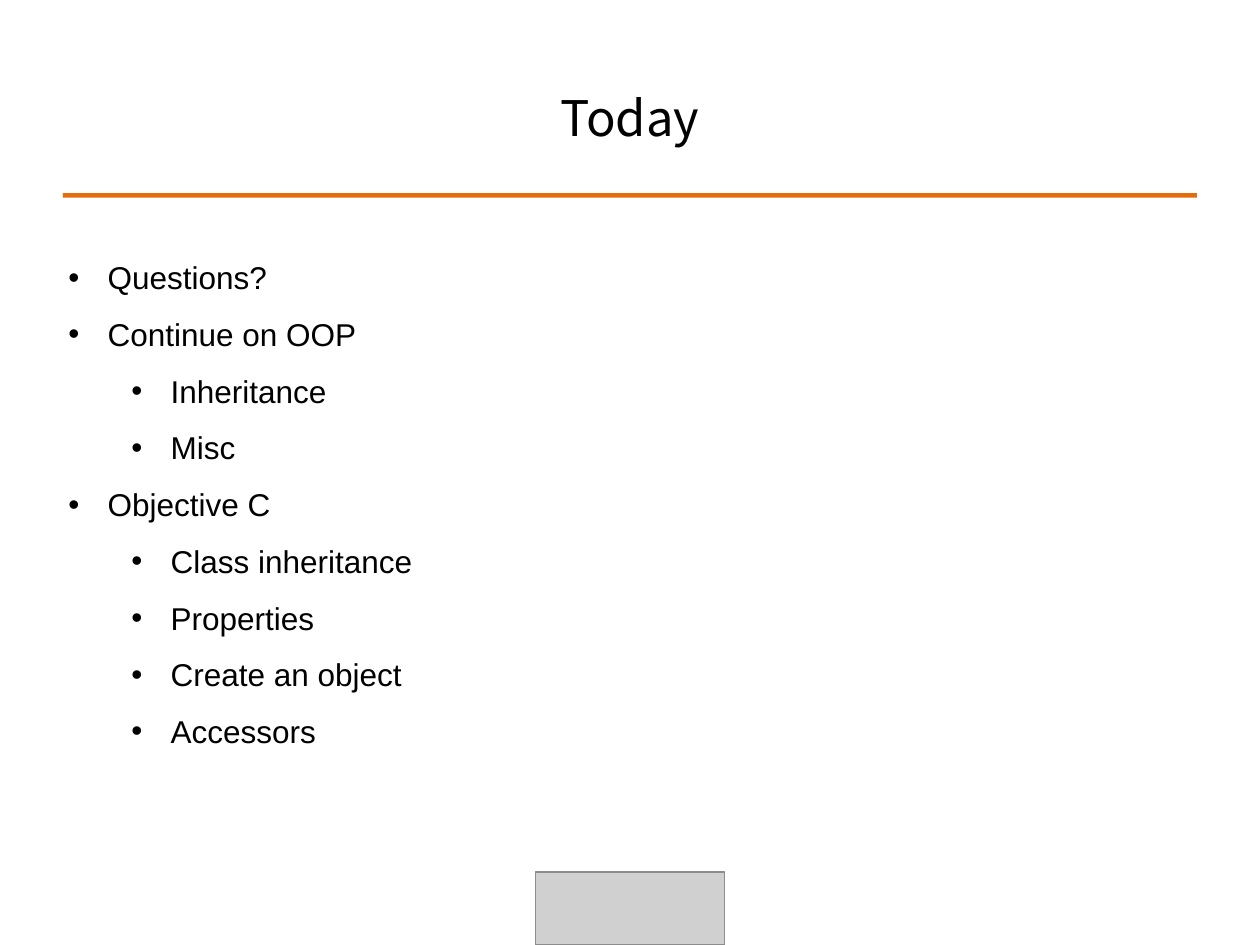
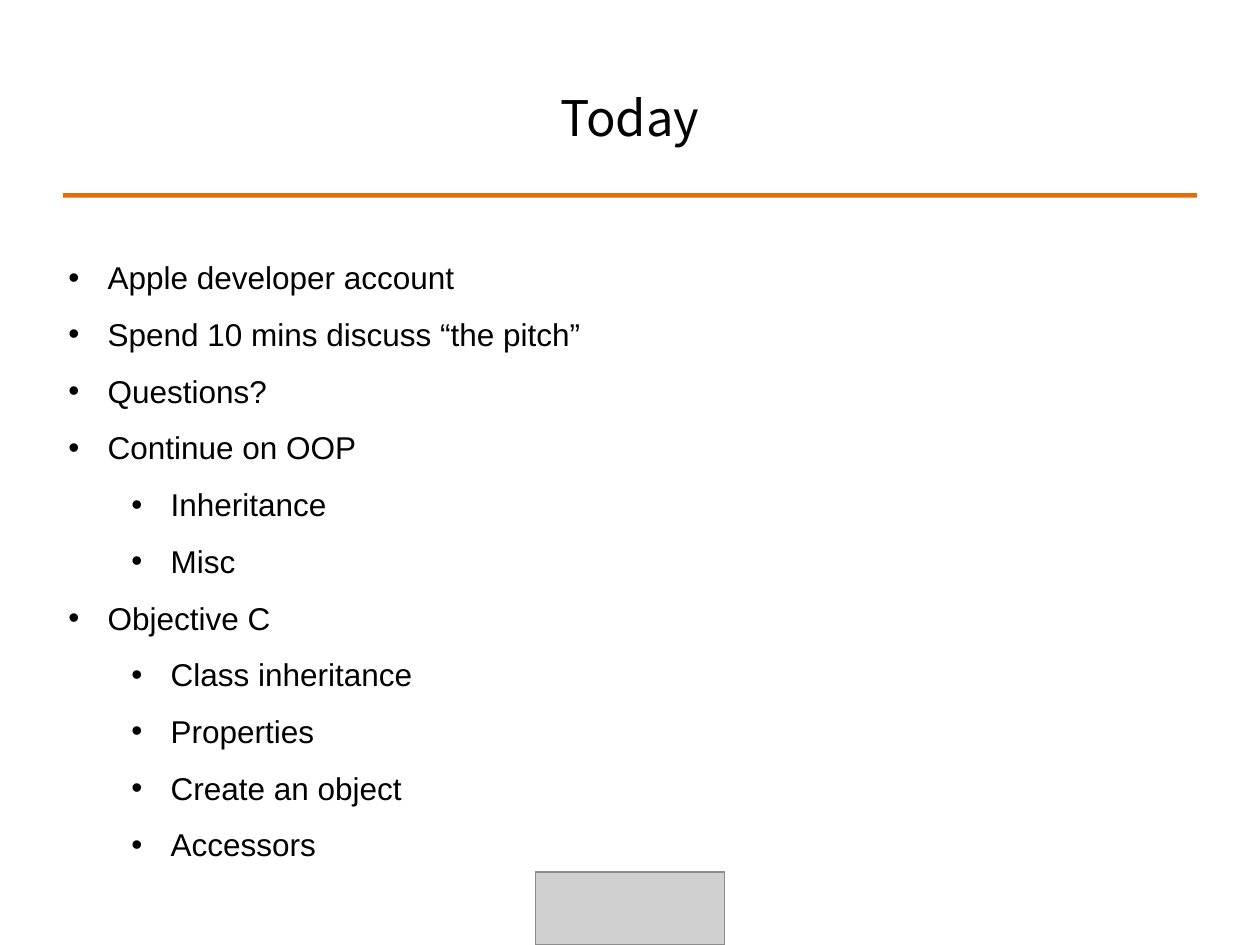
Before and after one commit to ALPHACamp/Camp-3-iOS-Dev, a slide deck: slide 2 of Class presentation/Week2 - Shyne/10-15-2014.ppt. Drawn at 1260x945 pixels with LibreOffice and Linux fonts; fonts in the diff are those of the drawing; grey boxes stand for pictures. Boxes give left, top, right and bottom in pixels: in the first picture for what was removed or moved away, otherwise in the second. Text is boxed around its words. In the diff, an @@ line names an element or a change of style, - is before the commit and + after.

```diff
--- a/Class presentation/Week2 - Shyne/10-15-2014.ppt
+++ b/Class presentation/Week2 - Shyne/10-15-2014.ppt
@@ text at box(108, 266, 580, 352): paragraphs added @@
+• Apple developer account
+• Spend 10 mins discuss “the pitch”
```
Also in this commit, not shown: 4 other slides changed, 1 slide added, 1 other file.
